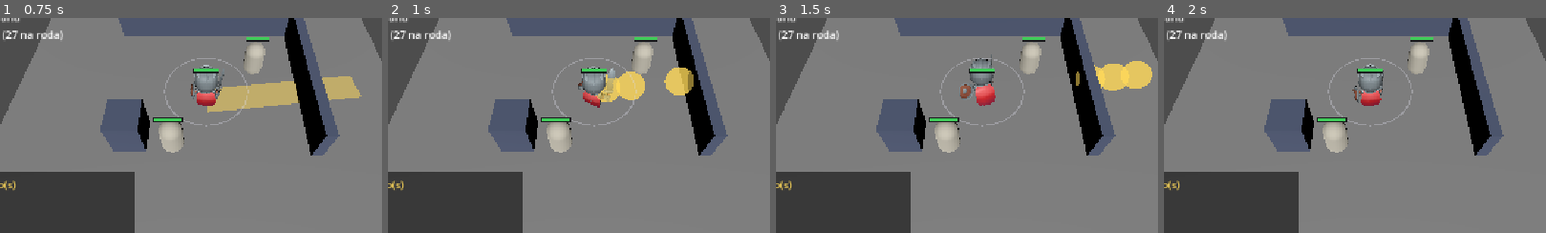
Above: before the commit, frames 1-4 (left to right).
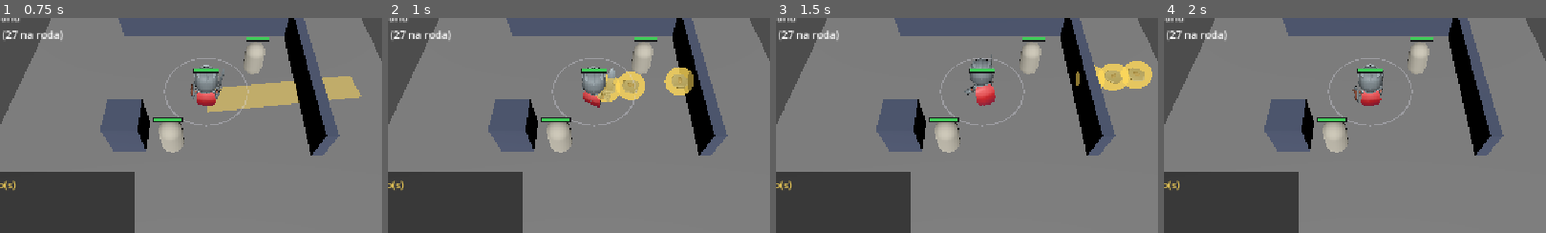
Above: after the commit, the same moments.

Repository: Tiago195/mbr
Game: Godot game, scene res://scenes/main.tscn
Two runs of this game, one before a commit and one after it. Both use one fixed random seed, a clock stepped at 60 frames per second and the inputs below.
Inputs (mouse positions are % of the whole screen's width and height, from its top left):
- Up to frame 1 (0.75 s): tap Enter at 0.5 s; move the mouse to (72, 45) at 0.52 s; hold E (ability_e) from 0.53 s (still down); click (72, 45) at 0.67 s
- Up to frame 2 (1 s): keep holding E (ability_e)
- Up to frame 3 (1.5 s): release E (ability_e) at 1.25 s; drag from (30, 55) to (45, 70) at 1.27 s
- Up to frame 4 (2 s): no input
The pictures show only the part of the screen within x 23-73%, y 32-82%; the shares and areas given below are measured in that part.

Frame 1 is identical in both runs. In frame 2, 0.5% of the frame differs, in the area x 49-79%, y 26-36%; in frame 3, 0.6%, in the area x 48-97%, y 23-38%; in frame 4, nothing differs.

Commit message:
O escudo do Leo sai do braço, gira no ar e volta — colado na entidade do core
O E do Leo (skill_leo_shieldthrow) era uma esfera genérica com o escudo ainda
no braço: a habilidade dizia uma coisa e o corpo dizia outra. Agora a malha do
Round_Shield some do braço quando o projétil nasce, um nó a desenha girando na
posição da entidade de `core/` — LIDA a cada tique, nunca calculada aqui
(regra 3): se o motor desviar o projétil, o escudo desvia junto — e volta ao
braço quando o tiro gasta. Voltar passa por `Boneco.devolver_prop`, que só
mostra o escudo se o equipamento ATUAL ainda o lista: quem trocou de campeão
no meio do voo não ganha o escudo do anterior na mão.

O critério é o grupo da habilidade (`rc_g_1000100`), e está registrado como
PROVISÓRIO no próprio const: a forma certa é a habilidade declarar que
arremessa um prop do corpo — dado, não código —, no dia em que uma segunda
habilidade precisar disso.

Co-Authored-By: Claude Fable 5 <noreply@anthropic.com>

Diff:
--- a/scripts/gameplay/ability_caster.gd
+++ b/scripts/gameplay/ability_caster.gd
@@ -80,6 +80,29 @@
 ## caminho que lança — conjuração direta, conjuração com tempo, pulso atrasado
 ## — deixa o projétil na mesma lista, e um contador crescente basta.
 var _last_drawn_shot: int = 0
+
+## O grupo da habilidade cujo projétil é o PRÓPRIO ESCUDO do corpo —
+## `skill_leo_shieldthrow`, o E do Leo.
+##
+## **Provisório e registrado como tal**: identificar a habilidade pelo grupo é
+## aceitável nesta fatia, mas a forma certa é a habilidade DECLARAR que
+## arremessa um prop do corpo (dado, não código — regra 5), no dia em que uma
+## segunda habilidade precisar disso. Grupo e não id porque o id muda por
+## ranque e o grupo é o mesmo nos cinco.
+const GRUPO_DO_ESCUDO_VOADOR: StringName = &"rc_g_1000100"
+
+## O prop embutido que voa nessa habilidade.
+const PROP_DO_ESCUDO: StringName = &"Round_Shield"
+
+## Voltas por segundo do escudo em voo.
+const GIRO_DO_ESCUDO: float = 3.0
+
+## Escudos em voo: id do projétil → { "no": Node3D, "shot": Projectile }.
+##
+## O nó LÊ a posição da entidade do core a cada tique — nunca calcula
+## trajetória própria (regra 3): se o motor desviar o projétil, o escudo
+## desvia junto, porque ele não tem opinião.
+var _escudos_em_voo: Dictionary = {}
 
 func _ready() -> void:
 	ensure_ready()
@@ -198,6 +221,10 @@
 		# esta emissão o sinal perderia TODO acerto de projétil, e o texto dele
 		# promete ser a única forma de saber o que aconteceu.
 		resolved.emit(hit)
+
+	# Depois do voo, para o escudo acompanhar a posição DESTE tique — e para
+	# um tiro que gastou agora devolver o escudo ao braço agora.
+	_seguir_escudos_em_voo(delta)
 
 # ---------------------------------------------------------------- conjuração
 
@@ -401,6 +428,71 @@
 			continue
 		_last_drawn_shot = shot.id
 		AbilityTelegraph.follow(scene_root, shot, _cor_da_marca(color_line))
+		if shot.ability != null and shot.ability.group_id == GRUPO_DO_ESCUDO_VOADOR:
+			_lancar_escudo_visual(scene_root, shot)
+
+# ---------------------------------------------------------------- escudo voador
+
+## O projétil do E do Leo É o escudo dele: a malha sai do braço, gira no ar
+## colada na entidade do core, e volta ao braço quando o voo acaba. Sem isto o
+## arremesso do escudo era uma esfera genérica com o escudo ainda no braço —
+## a habilidade dizia uma coisa e o corpo dizia outra.
+func _lancar_escudo_visual(scene_root: Node, shot: ProjectileSet.Projectile) -> void:
+	var boneco: Boneco = _achar_boneco()
+	if boneco == null:
+		return
+	var do_braco: MeshInstance3D = boneco.no_de_prop(PROP_DO_ESCUDO)
+	if do_braco == null or do_braco.mesh == null:
+		return
+	var voador := Node3D.new()
+	voador.name = "EscudoVoador"
+	var malha := MeshInstance3D.new()
+	malha.mesh = do_braco.mesh
+	# De pé e de frente para o voo leria como parede; deitado e girando lê
+	# como disco arremessado, que é a leitura do original.
+	malha.rotation_degrees = Vector3(90.0, 0.0, 0.0)
+	voador.add_child(malha)
+	scene_root.add_child(voador)
+	voador.global_position = Vector3(
+		shot.position.x, AbilityTelegraph.ALTURA_DO_VOO, shot.position.z
+	)
+	boneco.esconder_prop(PROP_DO_ESCUDO)
+	_escudos_em_voo[shot.id] = {"no": voador, "shot": shot}
+
+## Cola cada escudo na entidade dele e devolve ao braço o que já pousou.
+func _seguir_escudos_em_voo(delta: float) -> void:
+	if _escudos_em_voo.is_empty():
+		return
+	var acabados: Array = []
+	for id: int in _escudos_em_voo:
+		var registro: Dictionary = _escudos_em_voo[id]
+		var voador: Node3D = registro["no"]
+		var shot: ProjectileSet.Projectile = registro["shot"]
+		if shot.spent or not is_instance_valid(voador):
+			if is_instance_valid(voador):
+				voador.queue_free()
+			acabados.append(id)
+			continue
+		voador.global_position = Vector3(
+			shot.position.x, AbilityTelegraph.ALTURA_DO_VOO, shot.position.z
+		)
+		voador.rotate_y(TAU * GIRO_DO_ESCUDO * delta)
+	for id: int in acabados:
+		_escudos_em_voo.erase(id)
+	if _escudos_em_voo.is_empty():
+		var boneco: Boneco = _achar_boneco()
+		if boneco != null:
+			boneco.devolver_prop(PROP_DO_ESCUDO)
+
+## O corpo visual irmão, quando existe.
+func _achar_boneco() -> Boneco:
+	var host: Node = get_parent()
+	if host == null:
+		return null
+	for child: Node in host.get_children():
+		if child is Boneco:
+			return child as Boneco
+	return null
 
 ## Console em vez de HUD: a Fase 1 não tem UI, e a recusa precisa ser visível
 ## para dar para testar. Vira ícone acinzentado e aviso na tela na Fase 6.
